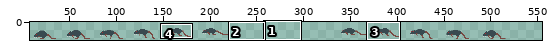
Edited in one commit: sprite sheet (aseprite/rat_jump.png). The picture above shows the old version from afar; the outline marks the close-up.
Close-up. Before the commit:
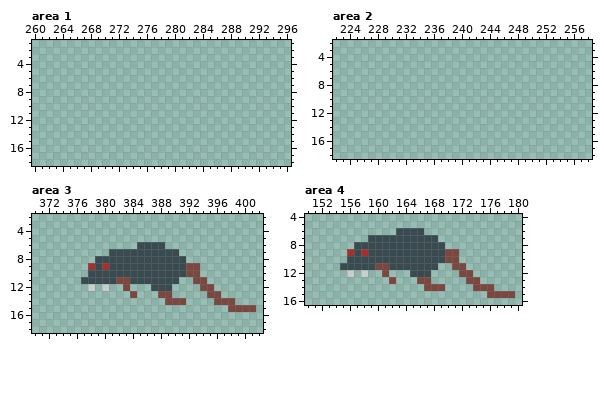
The file is 465x15 pixels. Shown: area 1: x 260..296, y 1..18; area 2: x 222..258, y 2..18; area 3: x 370..402, y 2..18; area 4: x 150..180, y 4..16. The old version is drawn lined up with the new one. The wide view leaves out empty margins. The commit also changed other parts of the picture, which this record leaves out.
The same view after the edit:
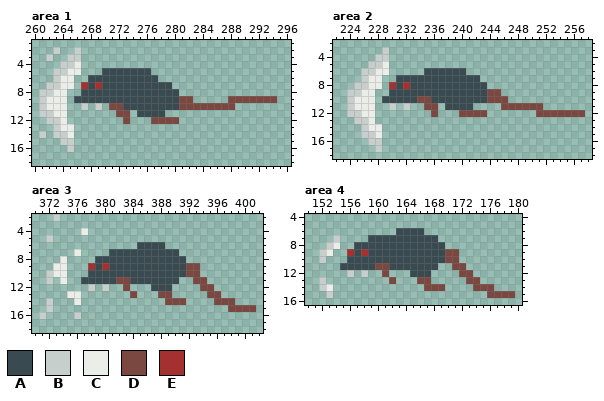
Palette (. is transparent): A #394a50  B #c7cfcc  C #ebede9  D #7a4841  E #a53030
Changes in this commit:
canvas 465x15 -> 555x19; drawings rearranged on the sheet (the old picture shows each at its new place; 4 dropped ones are not shown)
Changed rows in their new state; - is an unchanged pixel.
Area 1:
first column x 261:
 2 --B--B----------------------------
 3 -B--BB----------------------------
 4 ---BBC----------------------------
 5 --BBCC---AAAAAAA------------------
 6 --BCC--AAAAAAAAAA-----------------
 7 -BBCC-EAEAAAAAAAAAA---------------
 8 BBCC--AAAAAAAAAAAAAA--------------
 9 BCCC-AAAAAAAAAAAAAAADD-----DDDDDDD
10 BCCC--B-B-DDAAAAAAAADDDDDDDD------
11 BBCC-------DD-AAAA----------------
12 -BBC--------D---DDDD--------------
13 --BCC-----------------------------
14 B-BBC-----------------------------
15 ---BB-----------------------------
16 ----B-----------------------------
Area 2:
first column x 224:
 3 -----B----------------------------
 4 ----BB----------------------------
 5 ---BBC----------------------------
 6 --BBCC-----AAAAAA-----------------
 7 --BCC--AAAAAAAAAAAA---------------
 8 -BBCC-EAEAAAAAAAAAAA--------------
 9 BBCC--AAAAAAAAAAAAAADD------------
10 BCCC-AAAAADDAAAAAAAADDD-----------
11 BCCC--B-B--DD-AAAA----DDDDDD------
12 BBCC--------D---DDDD-------DDDDDDD
13 -BBC------------------------------
14 --BCC-----------------------------
15 --BBC-----------------------------
16 ---BB-----------------------------
17 ----B-----------------------------
Area 3:
first column x 371:
 2 --B----
 4 ------C
 5 -B-----
 7 -----C-
 8 ---C---
 9 --CC---
10 -BCC---
11 -B-C---
13 ----CC-
14 -B---C-
15 -B-----
16 B----B-
Area 4:
first column x 152:
 7 --B
 8 -BC
 9 BC-
10 B--
13 B--
14 BC-
15 -B-
Pixel boxes of the changes (left, top, right, bottom) in both close-ups:
added: (39, 47, 277, 152)
added: (347, 47, 585, 152)
added: (39, 214, 88, 319)
added: (319, 235, 340, 298)
